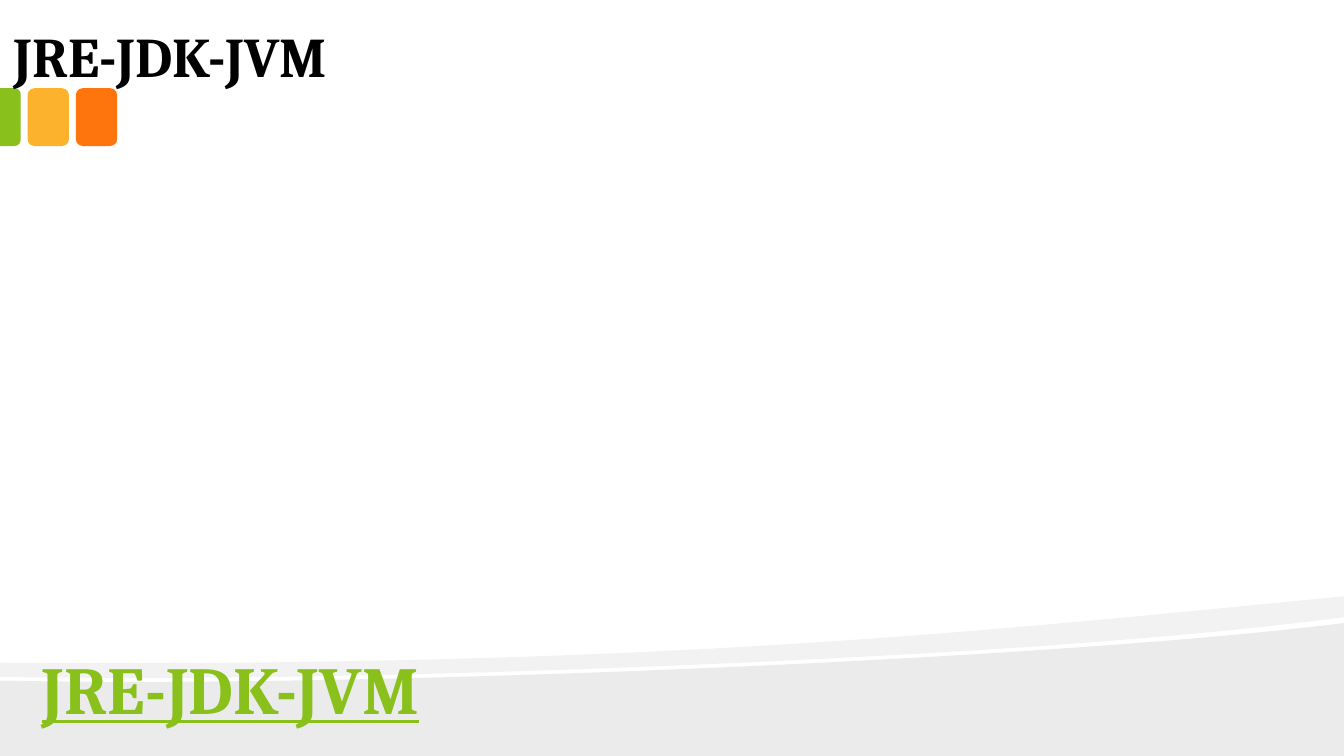
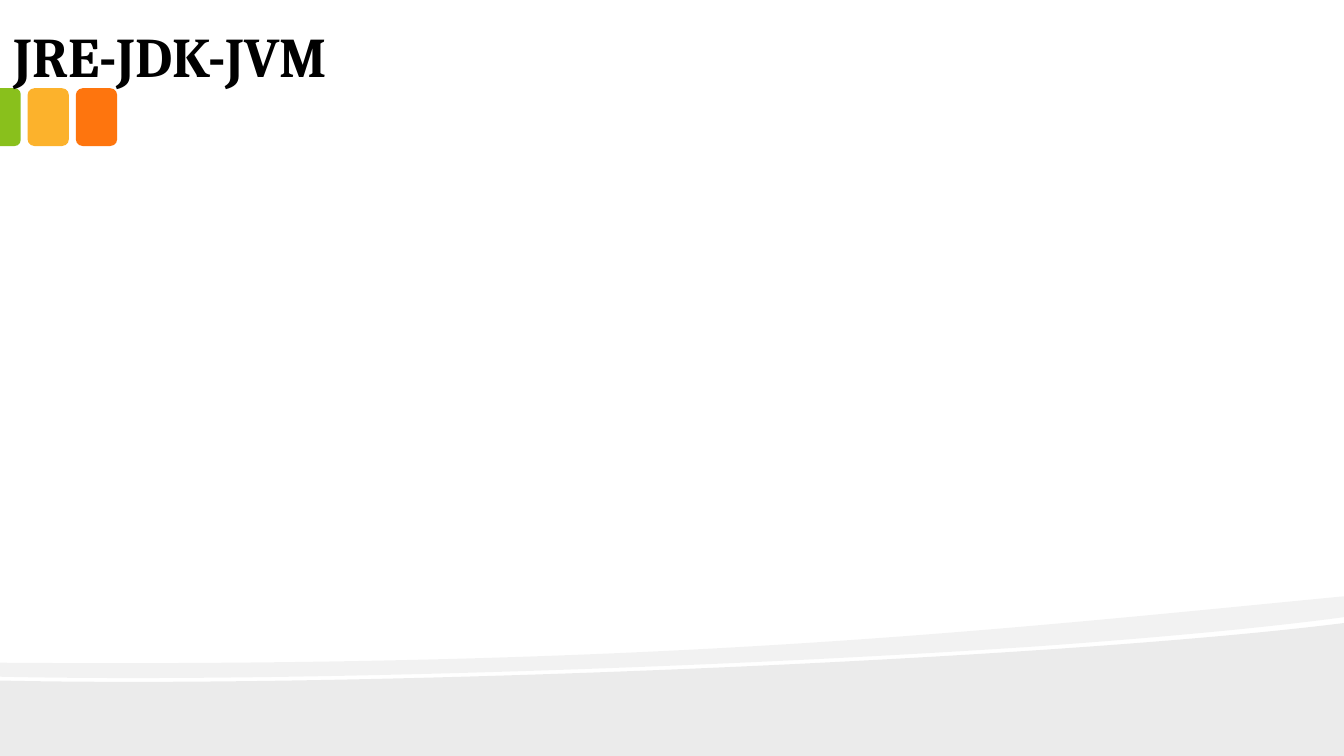
Before and after one commit to anirudhagaikwad/Java_Programming, a slide deck: slide 16 of Java_PPT/#1_Introduction_of_Java.pptx. Drawn at 1344x756 pixels with LibreOffice and Linux fonts; fonts in the diff are those of the drawing; background and template pictures are left out. Boxes give left, top, right and bottom in pixels: in the first picture for what was removed or moved away, otherwise in the second. Text is boxed around its words. In the diff, an @@ line names an element or a change of style, - is before the commit and + after.

```diff
--- a/Java_PPT/#1_Introduction_of_Java.pptx
+++ b/Java_PPT/#1_Introduction_of_Java.pptx
@@ text removed at <box>42,669,419,729</box> @@
-JRE-JDK-JVM
```
Also in this commit, not shown: 4 other slides changed, 11 slides added, 26 other files.
